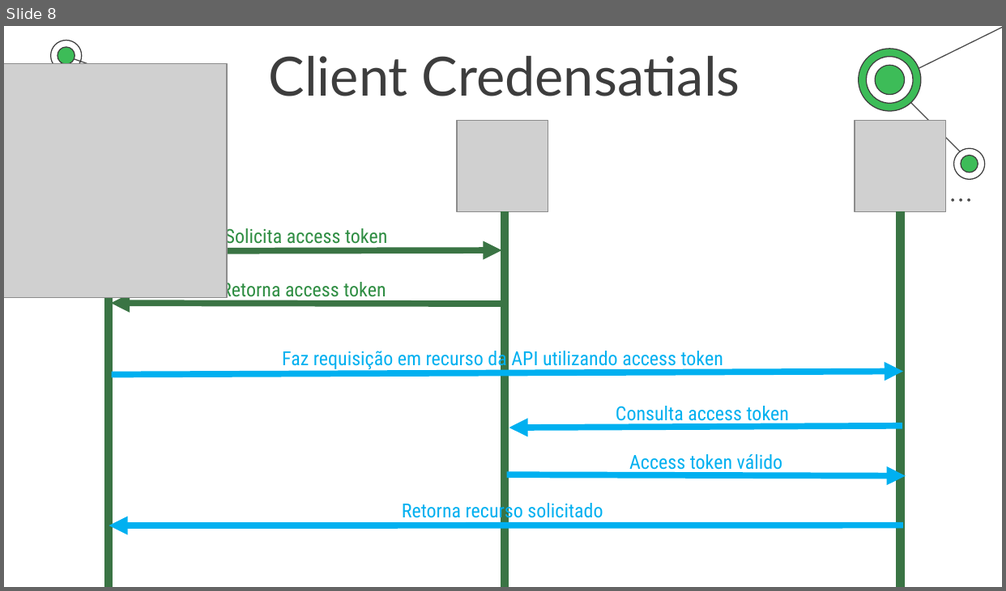
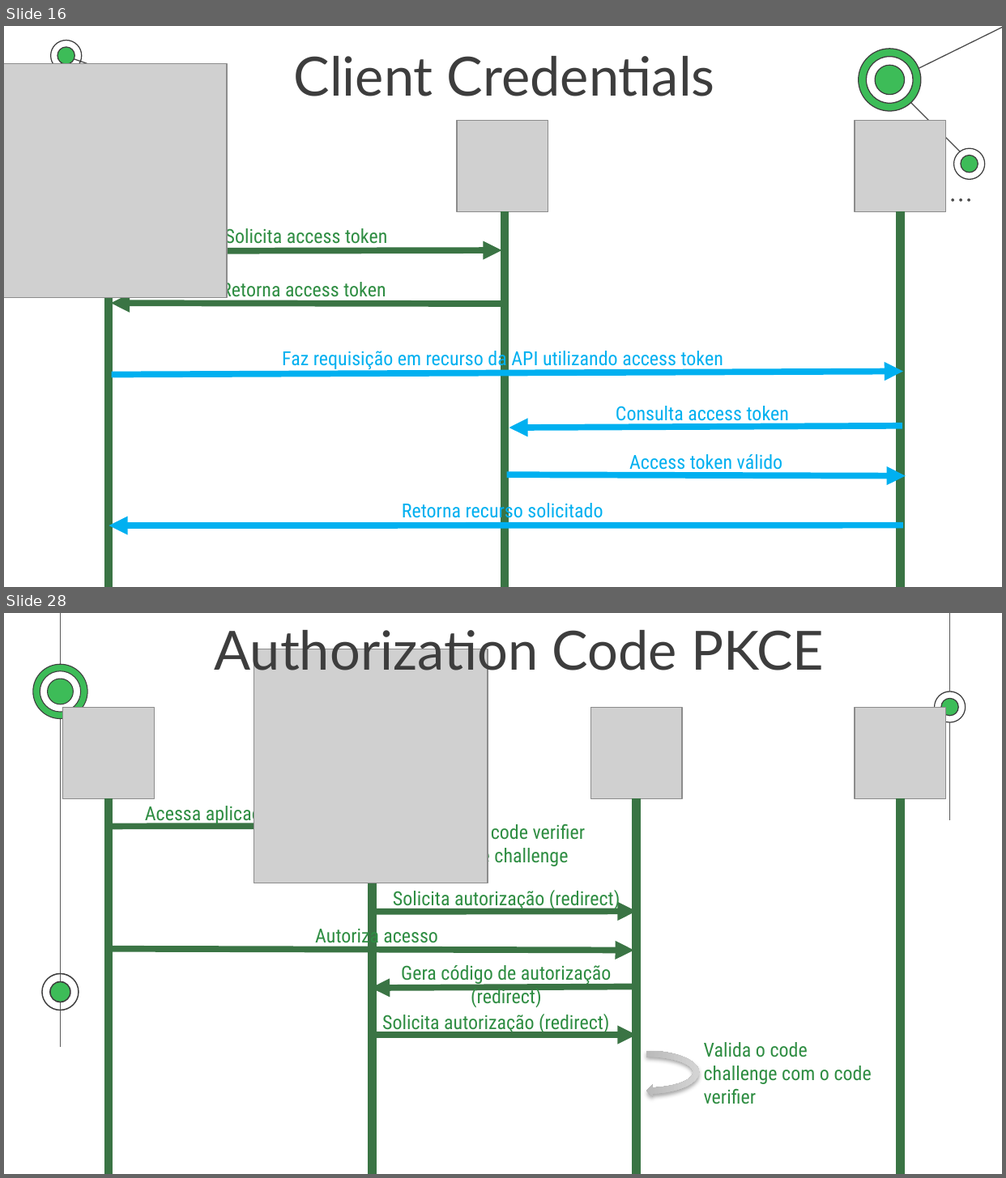
Before and after one commit to TalissonMelo/anime-social, a slide deck: OAuth2.0.pptx. Shown one above the other, each under a label of ours: slide 8 before the commit, slides 16 and 28 after it; the slides between them are not shown. The pictures are 1006x591 and 1006x1178 pixels, drawn with LibreOffice and Linux fonts; fonts in the diff are those of the drawing; grey boxes stand for pictures. Boxes give left, top, right and bottom in pixels: in the first picture for what was removed or moved away, otherwise in the second. Text is boxed around its words. In the diff, an @@ line names an element or a change of style, - is before the commit and + after.

```diff
--- a/OAuth2.0.pptx
+++ b/OAuth2.0.pptx
@@ slide 28 added at box(4, 613, 1002, 1174), background #FFFFFF @@
@@ text added at box(215, 624, 824, 680), 39 pt, text #3D3D3D @@
+Authorization Code PKCE
@@ picture added at box(253, 649, 487, 883) @@
@@ group added at box(33, 613, 966, 1047): 13 freeform shapes, 2 lines @@
@@ picture added at box(63, 708, 155, 799) @@
@@ picture added at box(590, 708, 683, 799) @@
@@ picture added at box(854, 708, 946, 799) @@
@@ line added from (108, 798) to (108, 1174), #3A7444 6 pt @@
@@ text added at box(145, 803, 279, 826), 14 pt, text #2E8D42 @@
+Acessa aplicação cliente
@@ line added from (373, 798) to (373, 1174), #3A7444 6 pt @@
@@ line added from (637, 798) to (637, 1174), #3A7444 6 pt @@
@@ line added from (900, 798) to (900, 1174), #3A7444 6 pt @@
@@ arrow added from (108, 827) to (373, 825), #3A7444 4.5 pt @@
@@ circular arrow added at box(317, 829, 428, 879), fill gradient #9E9E9E to #D6D6D6 @@
@@ text added at box(453, 819, 585, 867), 14 pt, text #2E8D42 @@
+Gera um code verifier e code challenge
@@ text added at box(393, 890, 620, 910), 14 pt, text #2E8D42 @@
+Solicita autorização (redirect)
@@ text added at box(315, 925, 438, 948), 14 pt, text #2E8D42 @@
+Autoriza acesso
@@ arrow added from (373, 911) to (637, 911), #3A7444 4.5 pt @@
@@ arrow added from (111, 949) to (633, 950), #3A7444 4.5 pt @@
@@ text added at box(401, 965, 611, 1007), 14 pt, text #2E8D42 @@
+Gera código de autorização (redirect)
@@ arrow added from (632, 987) to (371, 988), #3A7444 4.5 pt @@
@@ text added at box(382, 1014, 609, 1035), 14 pt, text #2E8D42 @@
+Solicita autorização (redirect)
@@ arrow added from (371, 1035) to (637, 1035), #3A7444 4.5 pt @@
@@ circular arrow added at box(590, 1048, 702, 1098), fill gradient #9E9E9E to #D6D6D6 @@
@@ text added at box(704, 1042, 872, 1105), 14 pt, text #2E8D42 @@
+Valida o code challenge com o code verifier
@@ what was slide 8 is now slide 16 @@
@@ slide 16 changed as well @@
@@ text at box(294, 56, 715, 96): text changed @@
-Client Credensatials
+Client Credentials
```
Also in this commit, not shown: 3 other slides changed, 31 other slides added, 1 slide removed, 31 other files.
